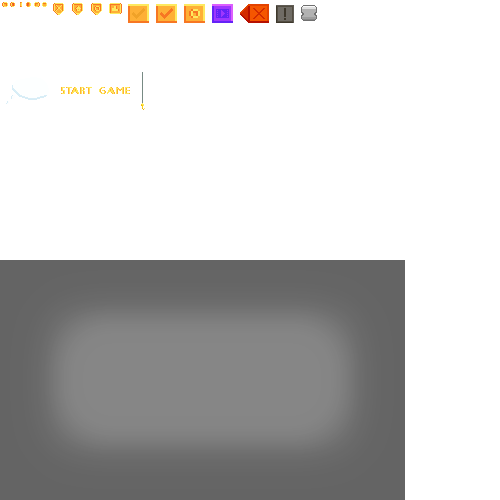
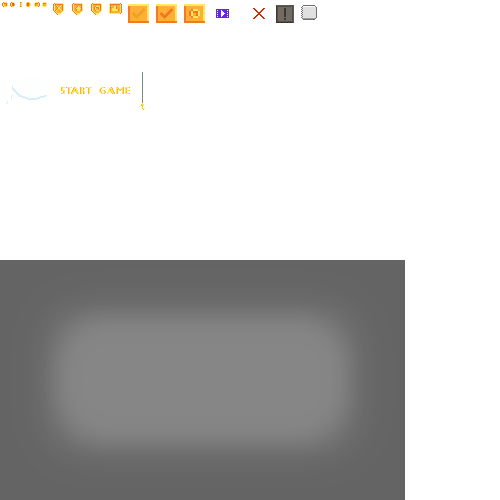
Before/after of a 500×500 layered artwork. What changed in the layer stack:
painted on "Кнопка" (2nd of 5, in "Меню персонажей") over [301, 8, 317, 21]
hid "Рамка" (1st of 5, in "Меню персонажей" › "Кнопка назад") over [240, 4, 269, 23]
hid "Кнопка" (3rd of 5, in "Меню персонажей" › "Кнопка рекламы") over [212, 4, 233, 23]
